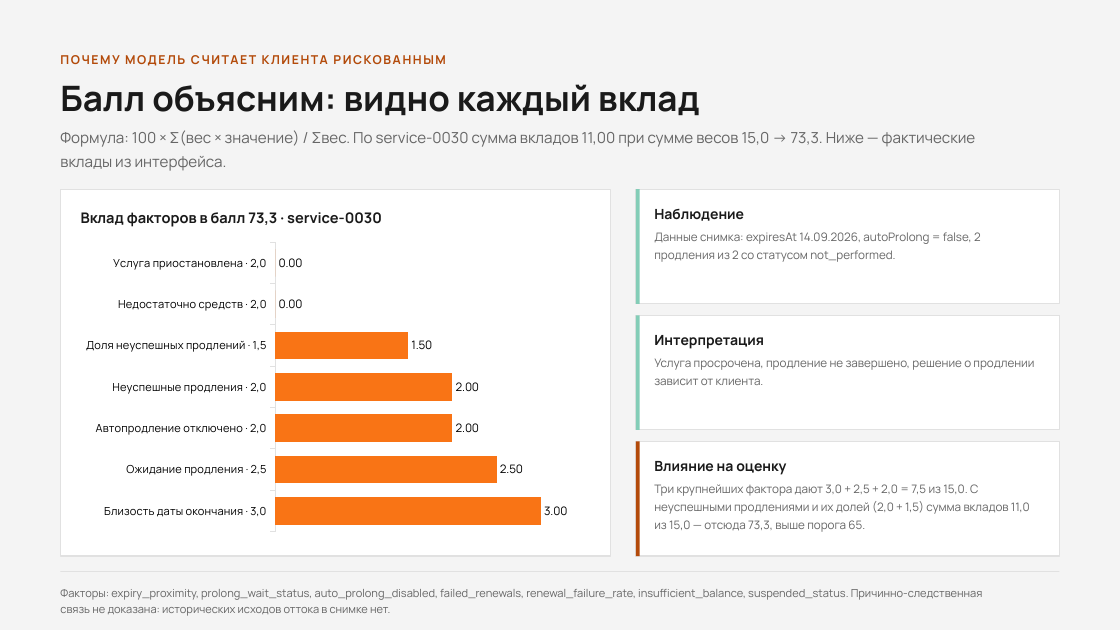
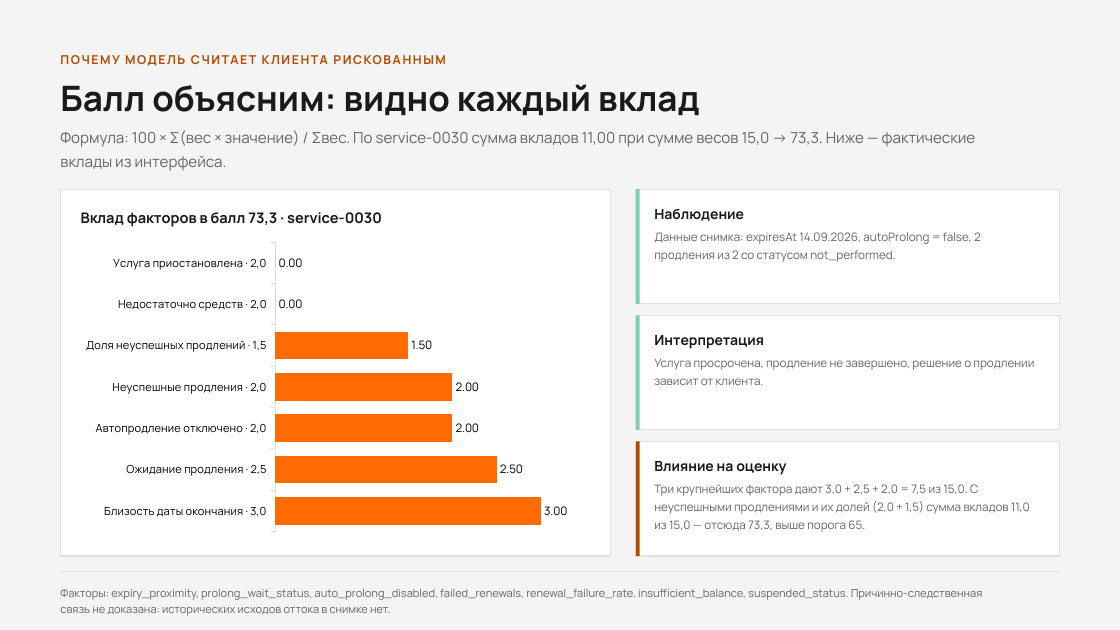
Before and after one commit to Pixelminds-hub/aeza-analizer, a slide deck: slide 5 of aeza_hackathon_osen_2026.pptx. Drawn at 1120x630 pixels with LibreOffice and Linux fonts; fonts in the diff are those of the drawing. Boxes give left, top, right and bottom in pixels: in the first picture for what was removed or moved away, otherwise in the second. Text is boxed around its words. In the diff, an @@ line names an element or a change of style, - is before the commit and + after.

```diff
--- a/aeza_hackathon_osen_2026.pptx
+++ b/aeza_hackathon_osen_2026.pptx
@@ bar chart at box(76, 236, 596, 538) @@
@@ colour of Series 1 #F97415 to #FF6B00 @@
```
Also in this commit, not shown: 9 other slides changed, 16 other files.
